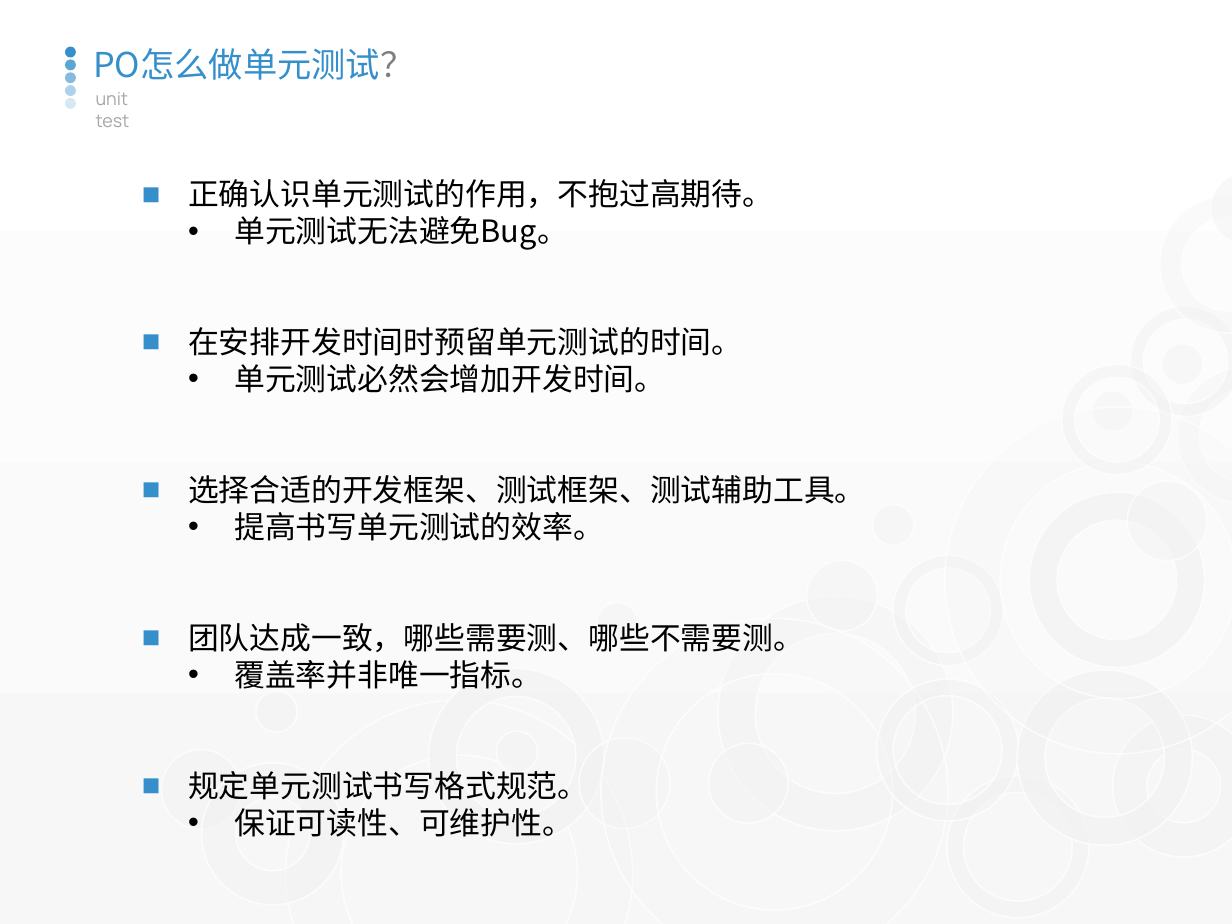
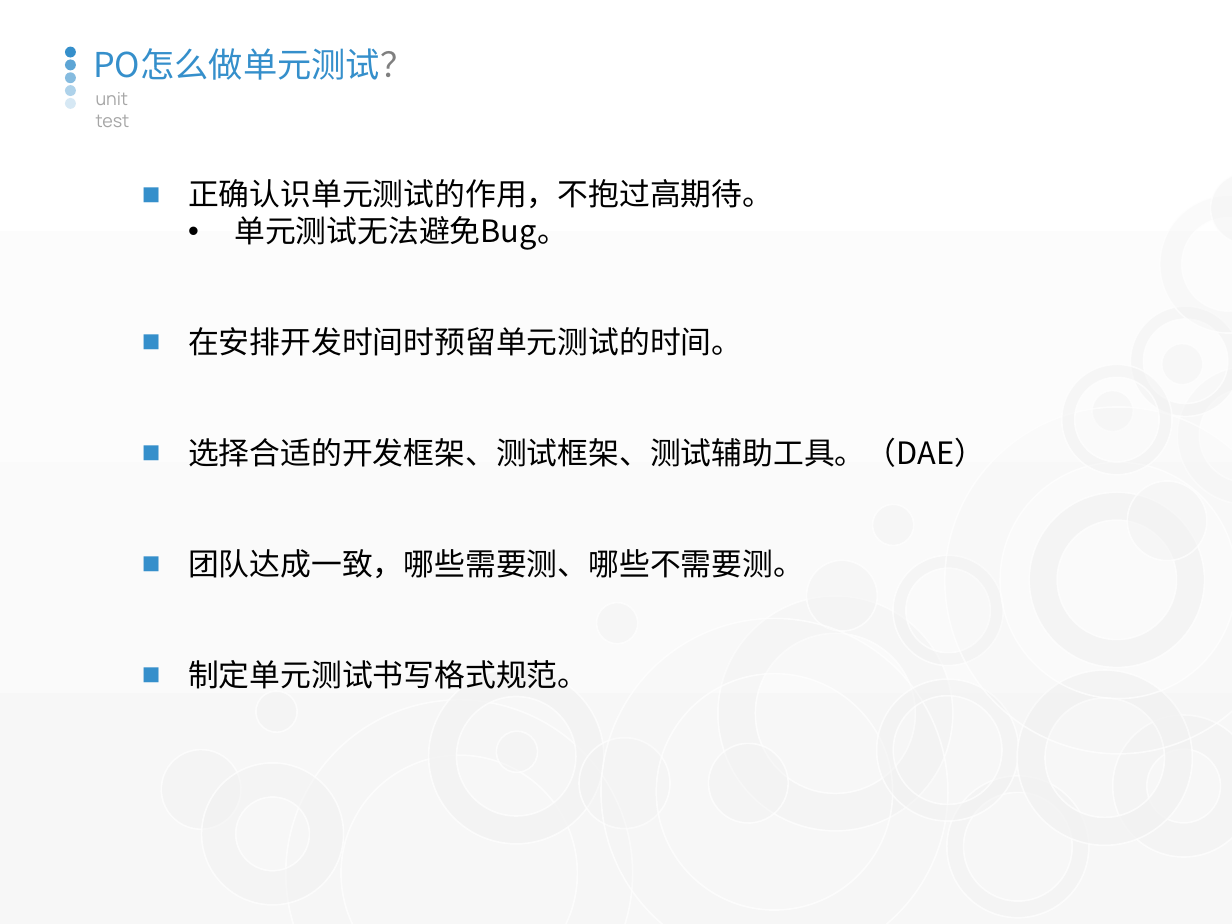
Before and after one commit to watermoonlx/code-review-unit-test, a slide deck: slide 9 of Code Review & Unit Test.pptx. Drawn at 1232x924 pixels with LibreOffice and Linux fonts; fonts in the diff are those of the drawing. Boxes give left, top, right and bottom in pixels: in the first picture for what was removed or moved away, otherwise in the second. Text is boxed around its words. In the diff, an @@ line names an element or a change of style, - is before the commit and + after.

```diff
--- a/Code Review & Unit Test.pptx
+++ b/Code Review & Unit Test.pptx
@@ text at (x1=188, y1=438, x2=985, y2=467): text changed @@
-  • 单元测试必然会增加开发时间。
-■ 选择合适的开发框架、测试框架、测试辅助工具。
-  • 提高书写单元测试的效率。
+■ 选择合适的开发框架、测试框架、测试辅助工具。（DAE）
@@ text at (x1=188, y1=660, x2=588, y2=689): text changed @@
-  • 覆盖率并非唯一指标。
-■ 规定单元测试书写格式规范。
-  • 保证可读性、可维护性。
+■ 制定单元测试书写格式规范。
```
Also in this commit, not shown: 8 other slides changed, 3 slides added.
